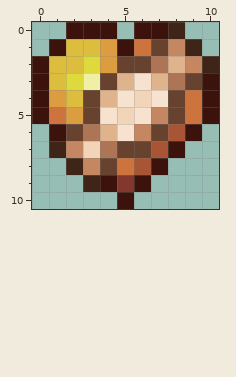
Pixel-art sprite: Textures/HeartMed.png. That is the earlier state.
The file is 22x22 pixels, drawn in blocks of 2x2; one block is one cell here.
And afterwards:
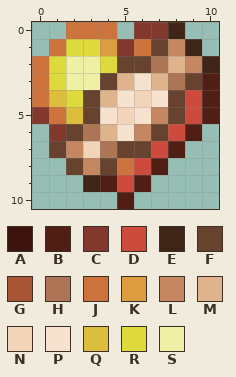
Palette (. is transparent): A #3c130c  B #511e16  C #82382c  D #cd4b3d  E #3e2517  F #67422e  G #a75534  H #ad7555  J #cd733d  K #db9d40  L #c58662  M #dfb38b  N #f2d4b9  P #f6e2cf  Q #ddbd3e  R #deda3d  S #f0efa6
Author's note on the commit: custom heart health styles + elder tree shake drops
What changed:
The edit turns colour A into colour B in rows 3 to 5 at x 10; in row 6 at x 9; in row 7 at x 8; in row 8 at x 7; in row 9 at x 4 and 6; in row 10 at x 5.
The edit turns colour A into colour C in row 0 at x 6 to 7; in row 1 at x 5; in row 5 at x 0; in row 6 at x 1.
The edit turns colour C into colour D in row 9 at x 5.
The edit turns colour G into colour D in row 6 at x 8; in row 7 at x 7; in row 8 at x 6.
The edit turns colour J into colour D in rows 4 to 5 at x 9.
The edit turns colour E into colour F in row 7 at x 1; in row 8 at x 2.
The edit turns colour A into colour J in row 0 at x 2 to 4; in row 1 at x 1; in rows 2 to 4 at x 0.
The edit turns colour K into colour Q in row 4 at x 1; in row 5 at x 2.
The edit turns colour K into colour R in row 2 at x 4.
The edit turns colour Q into colour R in row 1 at x 2 to 3; in rows 2 to 3 at x 1; in row 4 at x 2.
The edit turns colour Q into colour S in row 2 at x 2.
The edit turns colour R into colour S in row 2 at x 3; in row 3 at x 2.
Where, in picture pixels (left, top, right, bottom), the same in both pictures:
changed: (32, 22, 219, 209)
